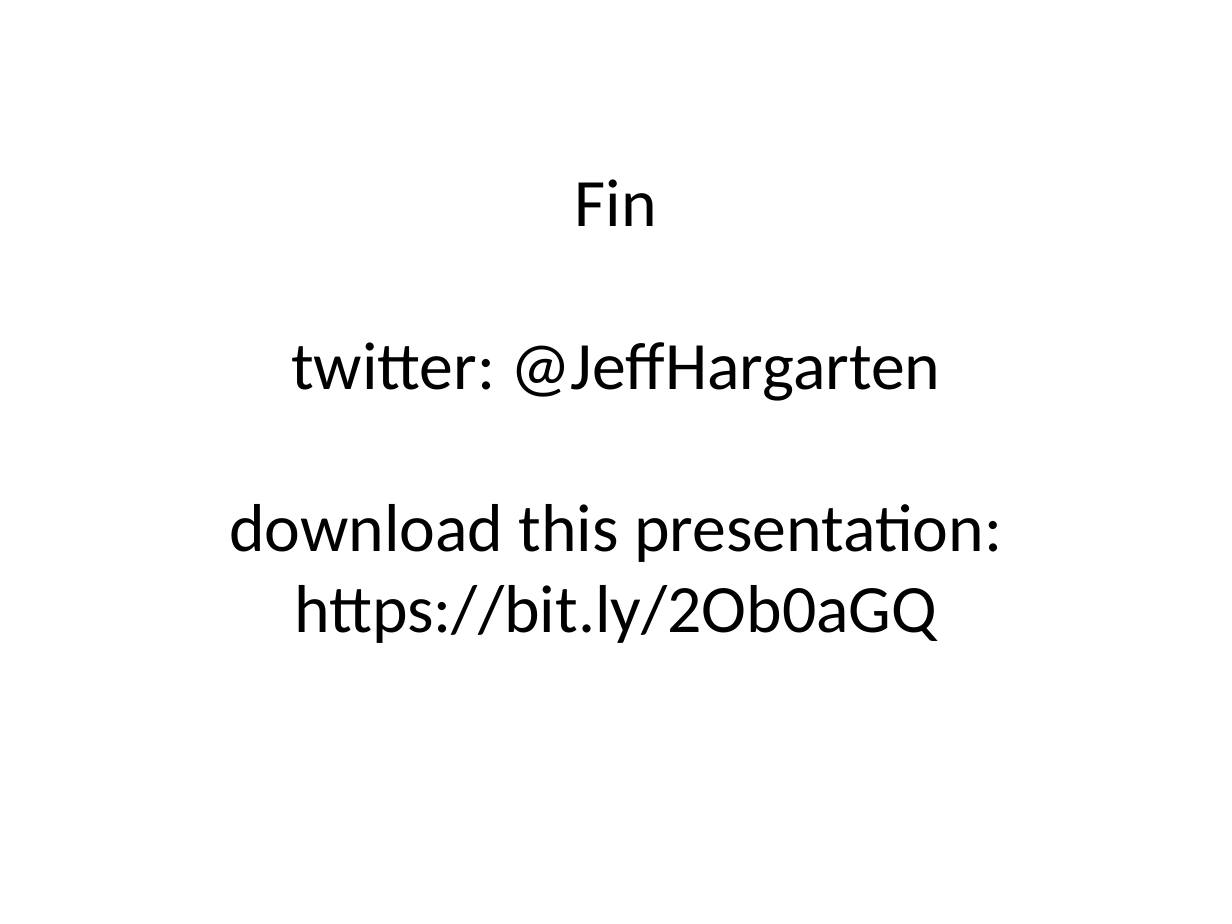
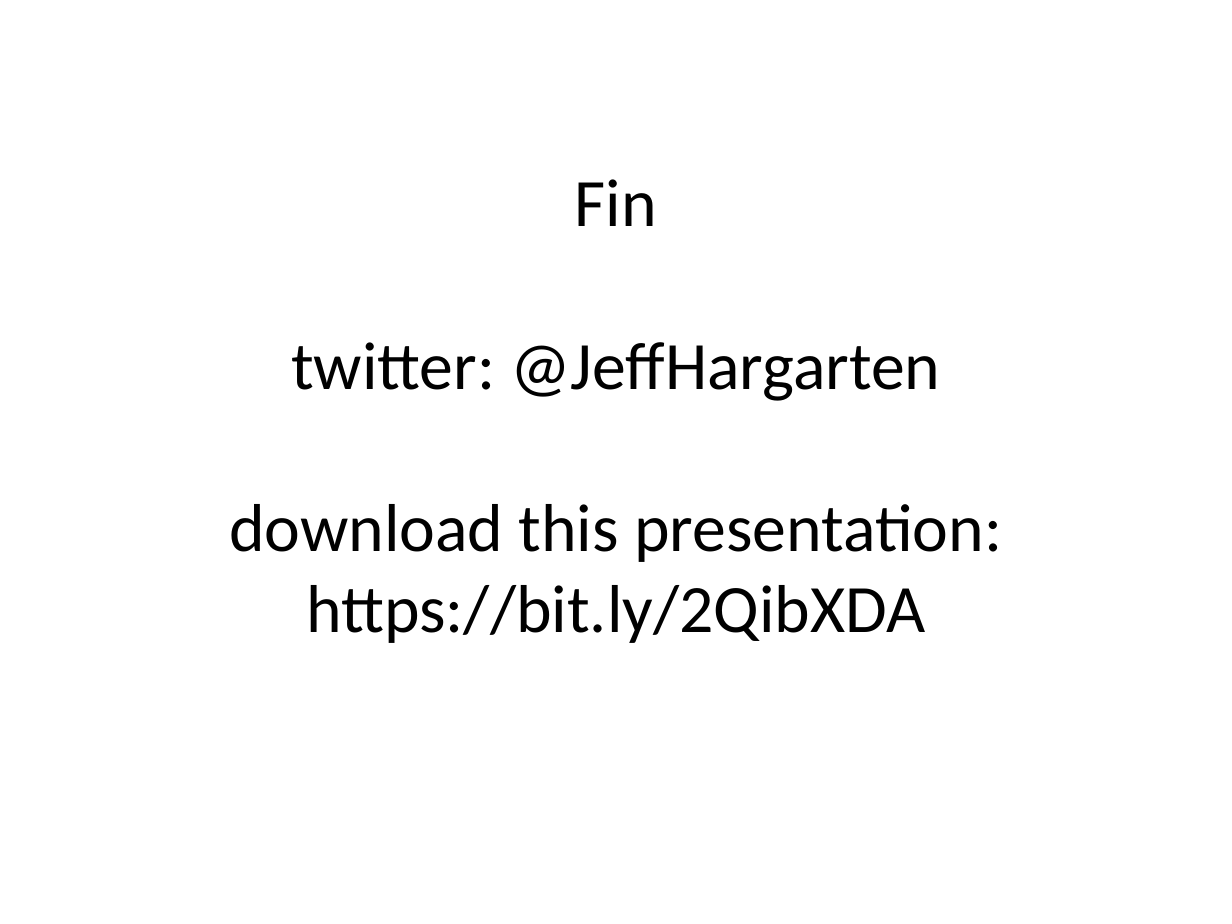
Before and after one commit to jeffhargarten/20181127-umn_class, a slide deck: slide 15 of data_presentation.pptx. Drawn at 1232x924 pixels with LibreOffice and Linux fonts; fonts in the diff are those of the drawing. Boxes give left, top, right and bottom in pixels: in the first picture for what was removed or moved away, otherwise in the second. Text is boxed around its words. In the diff, an @@ line names an element or a change of style, - is before the commit and + after.

Commit message:
updates

```diff
--- a/data_presentation.pptx
+++ b/data_presentation.pptx
@@ title at (229,179,1002,643): text changed @@
-Fin
-twitter: @JeffHargarten
-download this presentation:
-https://bit.ly/2Ob0aGQ
+Fin
+twitter: @JeffHargarten
+download this presentation:
+https://bit.ly/2QibXDA
```
